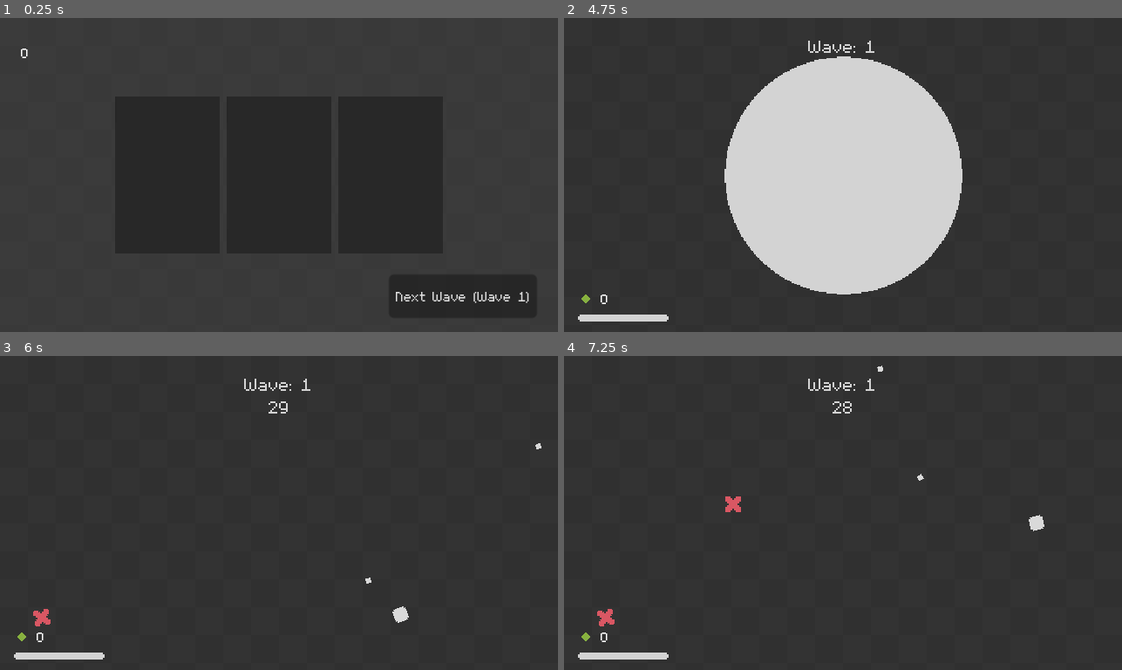
Above: before the commit, frames 1-4 (two rows, left to right).
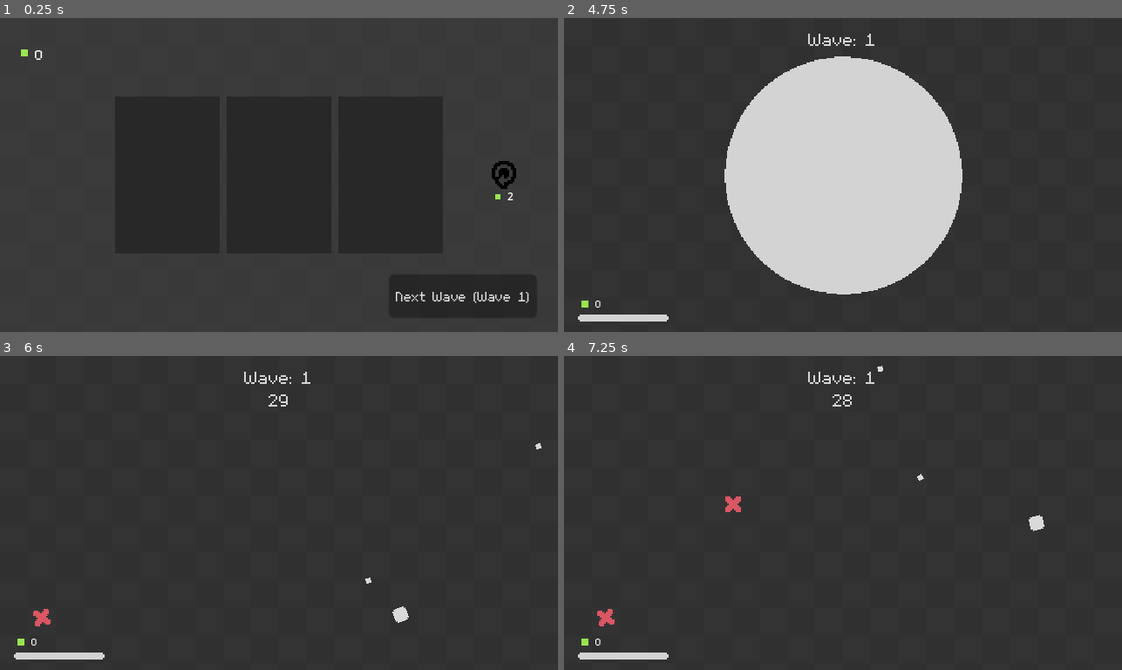
Above: after the commit, the same moments.

Repository: rchiedev/Quadratum
Game: Godot game, scene res://game/buy_upgrade_menu.tscn
The game is run twice, just before and just after one commit, with the same random seed, the same clock (stepped at 60 frames per second) and the same inputs. This scene is started directly instead of the project's main scene.
Inputs (mouse positions are in pixels of both pictures, inside the frame that each line leads up to):
- Up to frame 1 (0.25 s): no input
- Up to frame 2 (4.75 s): click (731, 175) at 0.5 s; click (843, 175) at 1.25 s; click (954, 175) at 2 s; click "Next Wave (Wave 1)" at 2.75 s; click "Next Wave (Wave 1)" at 3.5 s; tap Enter at 4.25 s; move the mouse to (965, 159) at 4.27 s; press the mouse at (965, 159) at 4.28 s; hold Right (ui_right) from 4.28 s (still down)
- Up to frame 3 (6 s): move the mouse to (167, 528) at 5.02 s; release Right (ui_right) at 5.03 s; release the mouse at (167, 528) at 5.03 s; hold Down (ui_down) 5.03-5.78 s; click (167, 528) at 5.1 s; move the mouse to (334, 443) at 5.77 s; press the mouse at (334, 443) at 5.78 s; hold Right (ui_right) from 5.78 s (still down)
- Up to frame 4 (7.25 s): move the mouse to (815, 575) at 6.52 s; release Right (ui_right) at 6.53 s; release the mouse at (815, 575) at 6.53 s; hold Up (ui_up) from 6.53 s (still down); click (815, 575) at 6.6 s

The runs differ from the first frame. In frame 1, 0.3% of the frame differs, in the area x 3-93%, y 9-59%; in frame 2, 0.3%; in frame 3, 0.4%; in frame 4, 0.4%, in the area x 3-56%, y 5-93%.

Commit message:
Day 5.1
Added Refresh Button, change gem icons

Diff:
--- a/game/buy_upgrade_menu.gd
+++ b/game/buy_upgrade_menu.gd
@@ -2,11 +2,18 @@
 
 @onready var next_wave_btn = %NextWave
 @onready var gem_counter = %GemCounter
+@onready var refresh_button = %RefreshButton
+@onready var refresh_cost_label = %RefreshCost
 
-# Called when the node enters the scene tree for the first time.
+@export var refresh_cost : int = 5
+
 func _ready():
 	set_wave_counter()
 	set_gems_counter()
+	refresh_cost_label.text = str(refresh_cost)
+
+	if GameManager.gems - refresh_cost <= 0:
+		disable_refresh()
 
 # Called every frame. 'delta' is the elapsed time since the previous frame.
 func _process(delta):
@@ -22,3 +29,15 @@
 	SceneManager.transition_to_game(get_viewport().get_mouse_position() + Vector2(2.4, 2.4))
 	#SceneManager.transition_to_game(next_wave_btn.global_position + Vector2(42.5,12.5))
 	print(next_wave_btn.global_position)
+
+func _on_refresh_button_pressed():
+	GameManager.gems -= refresh_cost
+
+	if GameManager.gems - refresh_cost < 0:
+		disable_refresh()
+
+	set_gems_counter()
+	print("Refreshing Shop")
+
+func disable_refresh():
+	refresh_button.disabled = true
--- a/game/buy_upgrade_menu.tscn
+++ b/game/buy_upgrade_menu.tscn
@@ -1,14 +1,19 @@
-[gd_scene load_steps=8 format=3 uid="uid://c0gmqq0k826p5"]
+[gd_scene load_steps=11 format=3 uid="uid://c0gmqq0k826p5"]
 
 [ext_resource type="Texture2D" uid="uid://cjgvw5gvpfh0i" path="res://assets/Card-Upgrade.png" id="1_gb1yw"]
 [ext_resource type="Script" path="res://game/buy_upgrade_menu.gd" id="1_l4pv5"]
 [ext_resource type="Texture2D" uid="uid://bridvg52jj1ml" path="res://assets/Background.png" id="2_qxygm"]
 [ext_resource type="Texture2D" uid="uid://bdw34d2t2drg6" path="res://assets/Gem.png" id="3_njcn4"]
 [ext_resource type="FontFile" uid="uid://dhl7e2l35ot2l" path="res://assets/m5x7.ttf" id="4_4p8nu"]
+[ext_resource type="Texture2D" uid="uid://tr7v5tv5r3fv" path="res://assets/Refresh.png" id="6_pavwn"]
+[ext_resource type="Texture2D" uid="uid://cqso2av28621n" path="res://assets/Refresh-Disabled.png" id="7_q5qmw"]
 
 [sub_resource type="LabelSettings" id="LabelSettings_1tx6n"]
 font = ExtResource("4_4p8nu")
-font_size = 12
+font_size = 13
+
+[sub_resource type="LabelSettings" id="LabelSettings_8oc2j"]
+font_size = 6
 
 [sub_resource type="Theme" id="Theme_mcgmv"]
 default_font = ExtResource("4_4p8nu")
@@ -16,6 +21,7 @@
 
 [node name="BuyUpgradeMenu" type="CanvasLayer"]
 script = ExtResource("1_l4pv5")
+refresh_cost = 2
 
 [node name="Background" type="TextureRect" parent="."]
 modulate = Color(1, 1, 1, 0.67451)
@@ -37,32 +43,83 @@
 theme_override_constants/margin_right = 12
 theme_override_constants/margin_bottom = 8
 
-[node name="GemCounter" type="Label" parent="VBoxContainer/MarginContainer2"]
+[node name="HBoxContainer" type="HBoxContainer" parent="VBoxContainer/MarginContainer2"]
+layout_mode = 2
+size_flags_vertical = 4
+
+[node name="TextureRect" type="TextureRect" parent="VBoxContainer/MarginContainer2/HBoxContainer"]
+custom_minimum_size = Vector2(4, 4)
+layout_mode = 2
+size_flags_vertical = 4
+texture = ExtResource("3_njcn4")
+
+[node name="GemCounter" type="Label" parent="VBoxContainer/MarginContainer2/HBoxContainer"]
 unique_name_in_owner = true
+custom_minimum_size = Vector2(16, 0)
 layout_mode = 2
-text = "999"
+text = "999
+"
 label_settings = SubResource("LabelSettings_1tx6n")
-
-[node name="TextureRect" type="TextureRect" parent="VBoxContainer/MarginContainer2"]
-visible = false
-layout_mode = 2
-texture = ExtResource("3_njcn4")
+vertical_alignment = 1
 
 [node name="HBoxContainer" type="HBoxContainer" parent="VBoxContainer"]
 layout_mode = 2
-size_flags_horizontal = 4
 
-[node name="Upgrade1" type="TextureButton" parent="VBoxContainer/HBoxContainer"]
+[node name="Control" type="Control" parent="VBoxContainer/HBoxContainer"]
+layout_mode = 2
+size_flags_horizontal = 3
+
+[node name="HBoxContainer" type="HBoxContainer" parent="VBoxContainer/HBoxContainer"]
+layout_mode = 2
+
+[node name="Upgrade1" type="TextureButton" parent="VBoxContainer/HBoxContainer/HBoxContainer"]
+layout_mode = 2
+texture_normal = ExtResource("1_gb1yw")
+stretch_mode = 0
+
+[node name="Upgrade2" type="TextureButton" parent="VBoxContainer/HBoxContainer/HBoxContainer"]
 layout_mode = 2
 texture_normal = ExtResource("1_gb1yw")
 
-[node name="Upgrade2" type="TextureButton" parent="VBoxContainer/HBoxContainer"]
+[node name="Upgrade3" type="TextureButton" parent="VBoxContainer/HBoxContainer/HBoxContainer"]
 layout_mode = 2
 texture_normal = ExtResource("1_gb1yw")
 
-[node name="Upgrade3" type="TextureButton" parent="VBoxContainer/HBoxContainer"]
+[node name="Control2" type="Control" parent="VBoxContainer/HBoxContainer"]
 layout_mode = 2
-texture_normal = ExtResource("1_gb1yw")
+size_flags_horizontal = 3
+size_flags_vertical = 4
+
+[node name="RefreshButton" type="TextureButton" parent="VBoxContainer/HBoxContainer/Control2"]
+unique_name_in_owner = true
+layout_mode = 2
+offset_top = -8.0
+offset_right = 62.0
+offset_bottom = 8.0
+texture_normal = ExtResource("6_pavwn")
+texture_disabled = ExtResource("7_q5qmw")
+stretch_mode = 5
+
+[node name="TextureRect" type="TextureRect" parent="VBoxContainer/HBoxContainer/Control2"]
+offset_left = 26.0
+offset_top = 11.0
+offset_right = 29.0
+offset_bottom = 14.0
+size_flags_vertical = 4
+texture = ExtResource("3_njcn4")
+
+[node name="RefreshCost" type="Label" parent="VBoxContainer/HBoxContainer/Control2"]
+unique_name_in_owner = true
+layout_mode = 2
+offset_left = 33.0
+offset_top = 7.0
+offset_right = 38.0
+offset_bottom = 19.0
+size_flags_horizontal = 4
+text = "5"
+label_settings = SubResource("LabelSettings_8oc2j")
+horizontal_alignment = 1
+vertical_alignment = 1
 
 [node name="MarginContainer" type="MarginContainer" parent="VBoxContainer"]
 layout_mode = 2
@@ -85,4 +142,5 @@
 theme = SubResource("Theme_mcgmv")
 text = "Next Wave (Wave 99)"
 
+[connection signal="pressed" from="VBoxContainer/HBoxContainer/Control2/RefreshButton" to="." method="_on_refresh_button_pressed"]
 [connection signal="pressed" from="VBoxContainer/MarginContainer/HBoxContainer/NextWave" to="." method="_on_next_wave_pressed"]
--- a/game/game.tscn
+++ b/game/game.tscn
@@ -53,7 +53,7 @@
 
 [sub_resource type="LabelSettings" id="LabelSettings_uwvs1"]
 font = ExtResource("5_rhqd1")
-font_size = 12
+font_size = 9
 
 [node name="Game" type="Node2D"]
 
@@ -115,7 +115,6 @@
 
 [node name="Player" parent="." instance=ExtResource("4_h8ajc")]
 position = Vector2(161, 92)
-max_health = 10.0
 
 [node name="CanvasLayer" type="CanvasLayer" parent="."]
 
@@ -124,9 +123,8 @@
 anchor_left = 0.5
 anchor_right = 0.5
 offset_left = -38.0
-offset_top = 4.0
 offset_right = 38.0
-offset_bottom = 27.0
+offset_bottom = 23.0
 grow_horizontal = 2
 theme = SubResource("Theme_ljycn")
 theme_override_colors/font_color = Color(0.827451, 0.827451, 0.827451, 1)
@@ -137,9 +135,9 @@
 
 [node name="WaveTimer" type="Label" parent="CanvasLayer"]
 offset_left = 140.0
-offset_top = 17.0
+offset_top = 13.0
 offset_right = 180.0
-offset_bottom = 40.0
+offset_bottom = 36.0
 theme = SubResource("Theme_6tvcu")
 theme_override_colors/font_color = Color(0.831373, 0.831373, 0.831373, 1)
 text = "99"
@@ -166,21 +164,20 @@
 
 [node name="GemIcon" type="TextureRect" parent="CanvasLayer"]
 offset_left = 10.0
-offset_top = 161.0
-offset_right = 50.0
-offset_bottom = 201.0
-rotation = -0.785397
-scale = Vector2(0.0949011, 0.0949011)
+offset_top = 162.0
+offset_right = 51.0
+offset_bottom = 203.0
+scale = Vector2(0.1, 0.1)
 texture = ExtResource("13_31xbq")
 
 [node name="GemCounter" type="Label" parent="CanvasLayer"]
-offset_left = 15.0
-offset_top = 155.0
-offset_right = 33.0
-offset_bottom = 168.0
+offset_left = 18.0
+offset_top = 158.0
+offset_right = 36.0
+offset_bottom = 171.0
+scale = Vector2(1, 1.02879)
 text = "999"
 label_settings = SubResource("LabelSettings_uwvs1")
-horizontal_alignment = 1
 vertical_alignment = 1
 script = ExtResource("14_u7bm7")
 
Binary file changed: assets/Gem.png
Binary file added: assets/Refresh-Disabled.png
Not shown, added: assets/Refresh-Disabled.png.import
Binary file added: assets/Refresh.png
Not shown, added: assets/Refresh.png.import
